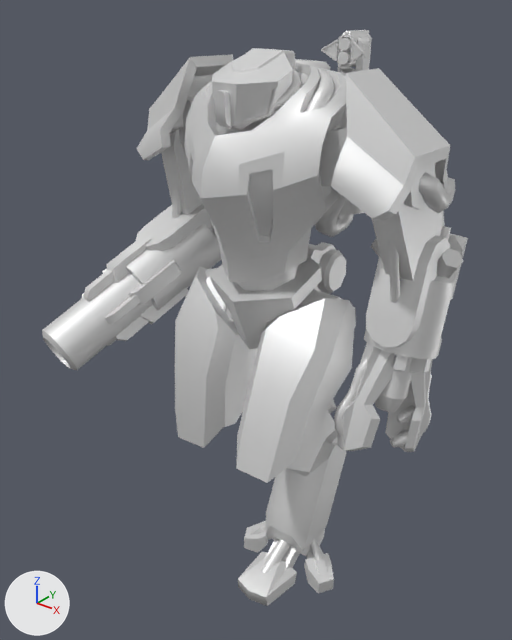
A saved change to the glTF model legcom.glb.
Camera for both pictures: a 50 mm camera at (42.9, -54.9, 63.1) aimed at (-1.4, 0.4, 28.8). Every picture has the same lights, and +X, +Y and +Z are marked at lower left. The first picture is the older version.

The first picture shows 'barreldgun', 'barrelheatray', 'head', 'lfoot', 'lhand', 'lshoulder', 'lthigh', 'ltoes', 'pelvis', 'rhand', 'rshoulder', 'rthigh', 'rtoes', 'torso' and 7 more.
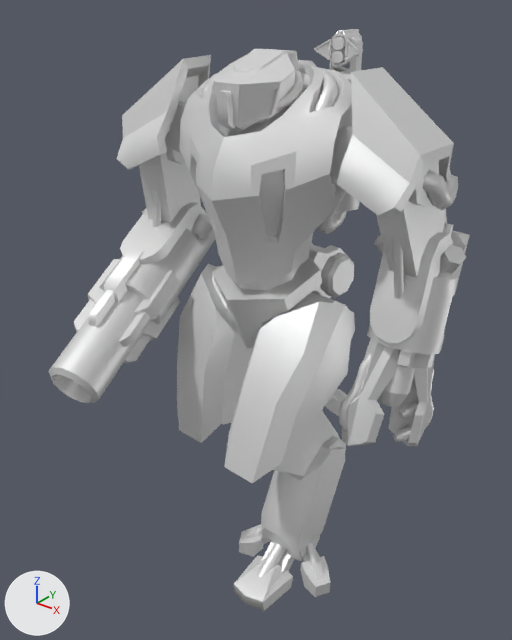
Where the change shows, as pixel boxes (x1, y1, x2, y2) in the pictures (512 x 640 px):
'torso', turned: before (184, 62, 346, 282); after (179, 63, 352, 284)
'lthigh', turned: before (236, 290, 356, 483); after (224, 292, 355, 483)
'lshoulder', turned: before (319, 68, 451, 220); after (330, 67, 454, 217)
'rthigh', turned: before (175, 266, 254, 448); after (177, 264, 253, 443)
'rhand', turned: before (102, 203, 221, 346); after (88, 202, 215, 341)
'barreldgun', turned: before (42, 269, 153, 370); after (49, 290, 152, 403)
'lhand', turned: before (364, 226, 468, 359); after (367, 223, 470, 354)
'barrelheatray', turned: before (334, 343, 433, 452); after (339, 339, 435, 446)
'pelvis', turned: before (210, 242, 346, 349); after (212, 242, 354, 349)
'rshoulder', turned: before (137, 54, 233, 160); after (117, 55, 211, 170)
'lfoot', turned: before (266, 431, 346, 556); after (261, 436, 346, 561)
'head', turned: before (211, 48, 301, 130); after (214, 49, 303, 130)
'larm', turned: before (372, 172, 455, 303); after (376, 170, 458, 299)
'ltoes', turned: before (238, 521, 334, 606); after (234, 524, 330, 611)
'rarm', turned: before (161, 130, 202, 218); after (139, 153, 201, 227)
'Pack', turned: before (295, 59, 364, 237); after (298, 60, 360, 234)
'aabarrel', turned: before (321, 30, 372, 67); after (314, 29, 363, 66)
'lleg', turned: before (287, 409, 336, 472); after (273, 411, 340, 476)
'aaturret', turned: before (338, 37, 371, 80); after (329, 36, 363, 84)
'rtoes', turned (mostly hidden before): before (328, 400, 336, 413); after (325, 389, 347, 416)
'rleg', turned (not visible afterwards): before (248, 348, 258, 387)

What the commit changed:
Object 'pelvis' (ob_pelvis) turns from (-1, 0.1, 4) to (-1, 0, -4) degrees about x, y and z.
Object 'torso' (ob_torso) turns from (0, 0, -8) to (0, 0, 8) degrees about x, y and z.
Object 'lshoulder' (ob_lshoulder) turns from (0, 0, 3.6) to (0, 0, -3.6) degrees about x, y and z.
Object 'rshoulder' (ob_rshoulder) turns from (0, 0, -7.9) to (0, 0, 7.9) degrees about x, y and z.
Object 'head' (ob_head) turns from (-2.2, 0.2, 4) to (-2.2, -0.1, -4) degrees about x, y and z.
Object 'lthigh' (ob_lthigh) turns from (-3.1, 0.4, -0.7) to (-3.1, 0.5, 0.7) degrees about x, y and z.
Object 'ltoes' (ob_ltoes) turns from (10, 0.8, -3.9) to (10, -0.4, 4) degrees about x, y and z.
Object 'rtoes' (ob_rtoes) turns from (-0.8, -0.1, -3.6) to (-0.8, 0, 3.6) degrees about x, y and z.
